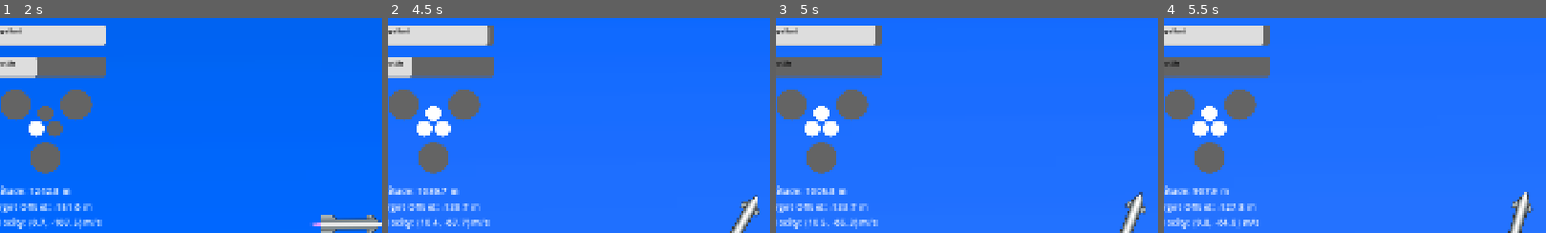
Above: before the commit, frames 1-4 (left to right).
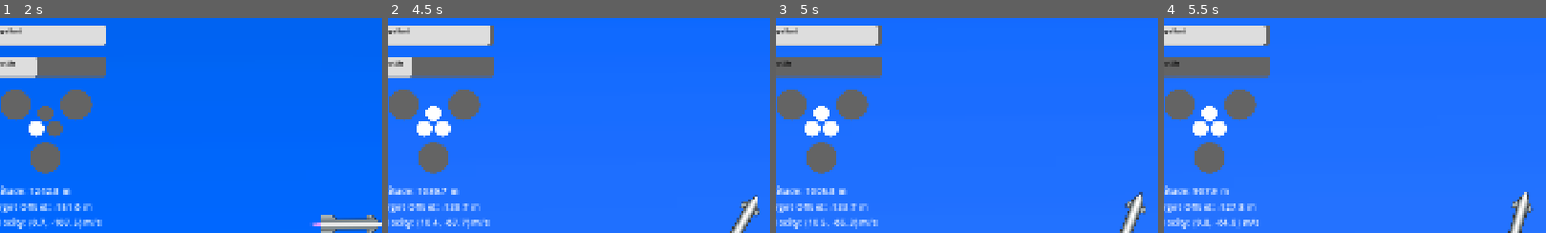
Above: after the commit, the same moments.

Repository: cyb3rgeorge/subnorminal
Game: Godot game, scene res://menu.tscn
The game is run twice, just before and just after one commit, with the same random seed, the same clock (stepped at 60 frames per second) and the same inputs. Video files are missing from this copy of the repository; at most half a second of black plays in their place.
Inputs (mouse positions are % of the whole screen's width and height, from its top left):
- Up to frame 1 (2 s): click "Initiate Mission" at 0.5 s; move the mouse to (45, 70) at 1.27 s; hold Up (throttleUp) from 1.28 s (still down); hold 1 (1Engine) from 1.28 s (still down); click (45, 70) at 1.42 s
- Up to frame 2 (4.5 s): release Up (throttleUp) at 2 s; release 1 (1Engine) at 2 s; drag from (80, 65) to (52, 50) at 2.02 s; move the mouse to (20, 35) at 2.77 s; hold Left (rotateLeft) 2.78-3.5 s; hold 3 (3Engines) 2.78-3.5 s; drag from (55, 50) to (20, 35) at 3.52 s; move the mouse to (35, 25) at 4.27 s; hold Down (throttleDown) from 4.28 s (still down); tap = (zoomIn) at 4.35 s
- Up to frame 3 (5 s): keep holding Down (throttleDown)
- Up to frame 4 (5.5 s): release Down (throttleDown) at 5 s; drag from (72, 45) to (35, 25) at 5.02 s
The pictures show only the part of the screen within x 4-54%, y 2-52%; the shares and areas given below are measured in that part.

Frame 1 is identical in both runs. In frame 2, less than 0.1% of the frame differs, in the area x 25-27%, y 3-13%; in frame 3, less than 0.1%; in frame 4, less than 0.1%.

Commit message:
Increased prop

Diff:
--- a/simulator.tscn
+++ b/simulator.tscn
@@ -127,7 +127,7 @@
 offset_bottom = -382.24005
 theme_override_styles/background = SubResource("StyleBoxFlat_4y73a")
 theme_override_styles/fill = SubResource("StyleBoxFlat_7rytq")
-max_value = 3000.0
+max_value = 4000.0
 value = 2000.0
 allow_greater = true
 show_percentage = false
--- a/starship.gd
+++ b/starship.gd
@@ -7,7 +7,7 @@
 signal throttleTelemetry
 
 # Ship Configurations
-@export var maxProp : int = 3000
+@export var maxProp : int = 4000
 @export var throttle : float = 0.0
 @export var engines : int = 0
 @export var dryMass : float = 150000.0
